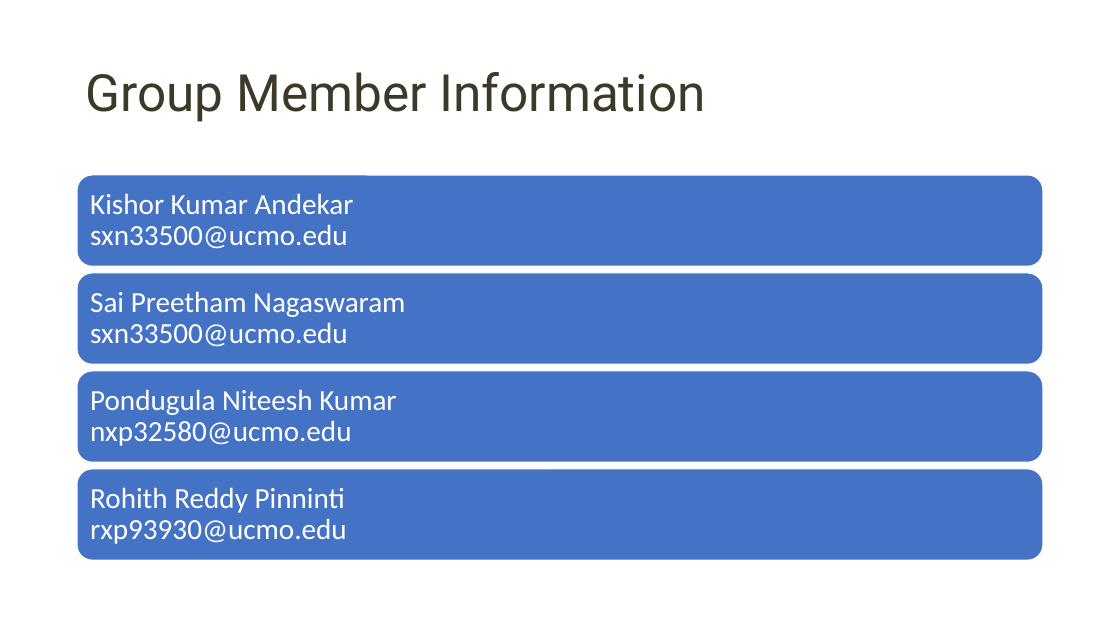
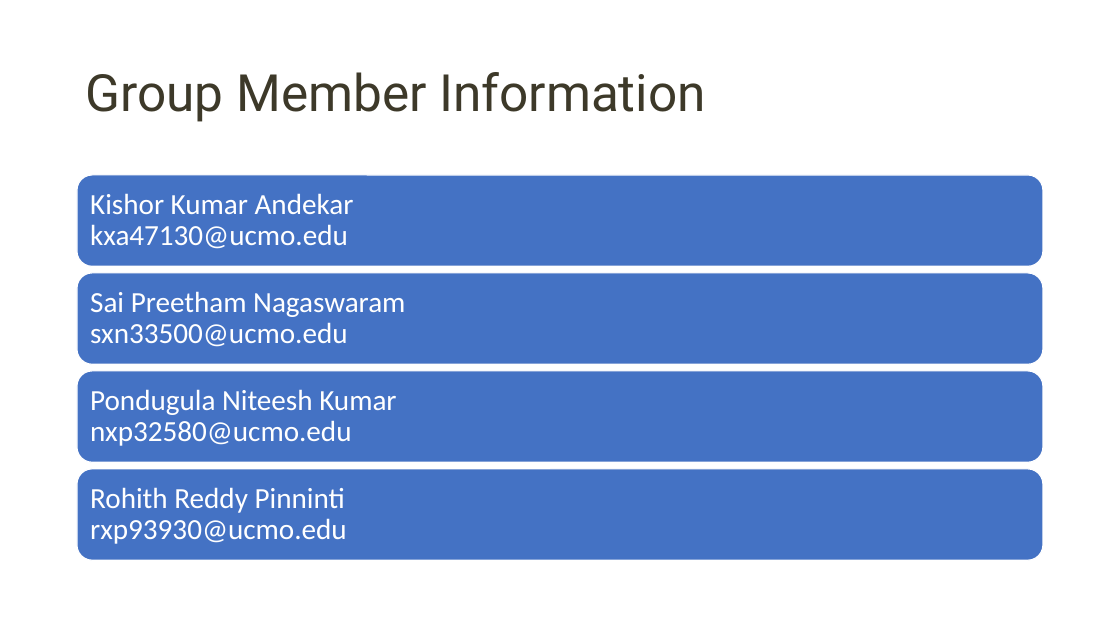
Before and after one commit to kishorreyansh/NNDL_Final_Project, a slide deck: slide 2 of Presentation.pptx. Drawn at 1120x630 pixels with LibreOffice and Linux fonts; fonts in the diff are those of the drawing. Boxes give left, top, right and bottom in pixels: in the first picture for what was removed or moved away, otherwise in the second. Text is boxed around its words. In the diff, an @@ line names an element or a change of style, - is before the commit and + after.

```diff
--- a/Presentation.pptx
+++ b/Presentation.pptx
@@ text at <box>90,193,354,249</box>: text changed @@
-Kishor Kumar Andekar
-sxn33500@ucmo.edu
+Kishor Kumar Andekar
+kxa47130@ucmo.edu
```
